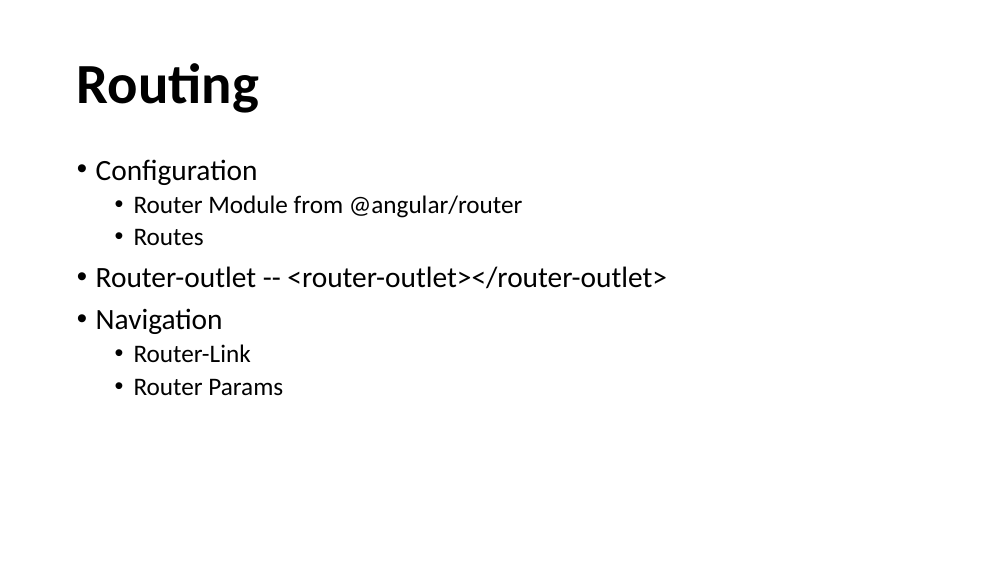
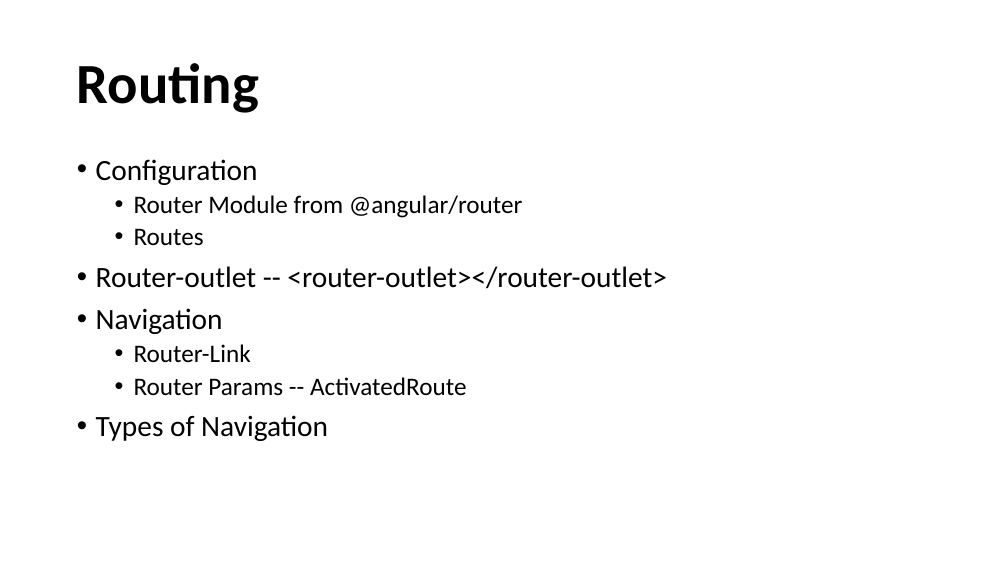
Before and after one commit to raharshi/angular-kh, a slide deck: slide 22 of src/assets/AngularByRaharshi.pptx. Drawn at 1008x567 pixels with LibreOffice and Linux fonts; fonts in the diff are those of the drawing; background and template pictures are left out. Boxes give left, top, right and bottom in pixels: in the first picture for what was removed or moved away, otherwise in the second. Text is boxed around its words. In the diff, an @@ line names an element or a change of style, - is before the commit and + after.

Commit message:
Routing, Route Params, Pipes,  Custom Pipes

```diff
--- a/src/assets/AngularByRaharshi.pptx
+++ b/src/assets/AngularByRaharshi.pptx
@@ text at <box>96,377,466,441</box>: text changed @@
-  • Router Params
+  • Router Params -- ActivatedRoute
+• Types of Navigation
```
Also in this commit, not shown: 2 slides added, 2 slides removed, 13 other files.
